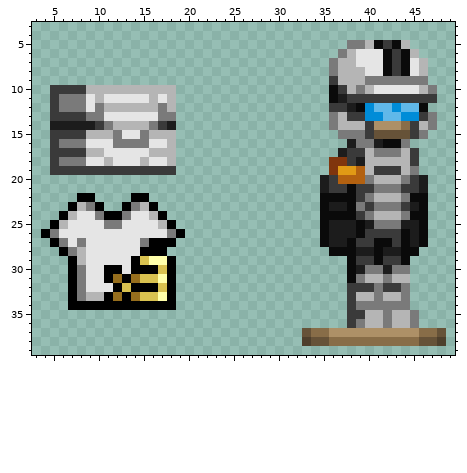
Pixel-art sprite, stored at interface/iwuni_costumebox/iwuni_mnkgurbanbox.png. The picture above was drawn from the file before the commit.
The file is 60x43 pixels. Colours within 5 levels of each other are drawn and written as one. Shown: x 3..49, y 3..39.
After:
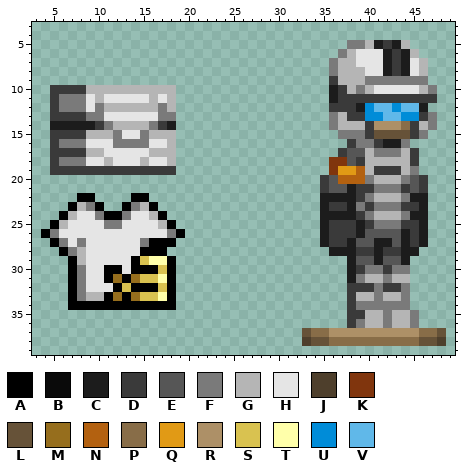
Palette (. is transparent): A #000000  B #0a0a0a  C #1c1c1c  D #3a3a3a  E #565656  F #7a7a7a  G #b5b5b5  H #e5e5e5  J #4e3f2c  K #80350d  L #665238  M #966e1d  N #b36110  P #886d48  Q #e19a15  R #ad9067  S #d9c250  T #ffffaa  U #008cd8  V #60b8e9
Difference:
y 5: x 41 B -> C; x 43 B -> C
y 6..8: x 42 B -> C; x 44 B -> C
y 10: x 36 B -> C
y 11: x 36..37 BC -> CD
y 12: x 38..39 CB -> DC; x 46 B -> C
y 16: x 38 C -> D; x 41..43 CBB -> DCC
y 17: x 37..39 CDD -> DEE
y 18: x 38..39 DC -> ED
y 20: x 35..36 CD -> DE; x 45..46 DC -> ED
y 21: x 35..38 CDDB -> DEEC; x 45..46 DC -> ED
y 22: x 35..38 BBBB -> CCCC; x 45..46 BB -> CC
y 23: x 35..38 BCCB -> CDDC; x 45..46 CB -> DC
y 24: x 35..38 BBBB -> CCCC; x 45..46 BB -> CC
y 25: x 35..40 BCCCBC -> CDDDCD; x 44..46 CCB -> DDC
y 26: x 35..46 BCCCBDDDDBCB -> CDDDCEEEECDC
y 27: x 35..46 BCCBDDBBDBCB -> CDDCEECCECDC
y 28: x 36..45 BBBCCBCCBB -> CCCDDCDDCC
y 29: x 38..44 BDDBDDB -> CEECEEC
y 30: x 38..39 BC -> CD; x 42 C -> D
y 31: x 38 B -> C
Boxes around the changes in both pictures, in picture pixels (x1, y1, x2, y2):
changed: (374, 40, 410, 76)
changed: (320, 85, 428, 283)
